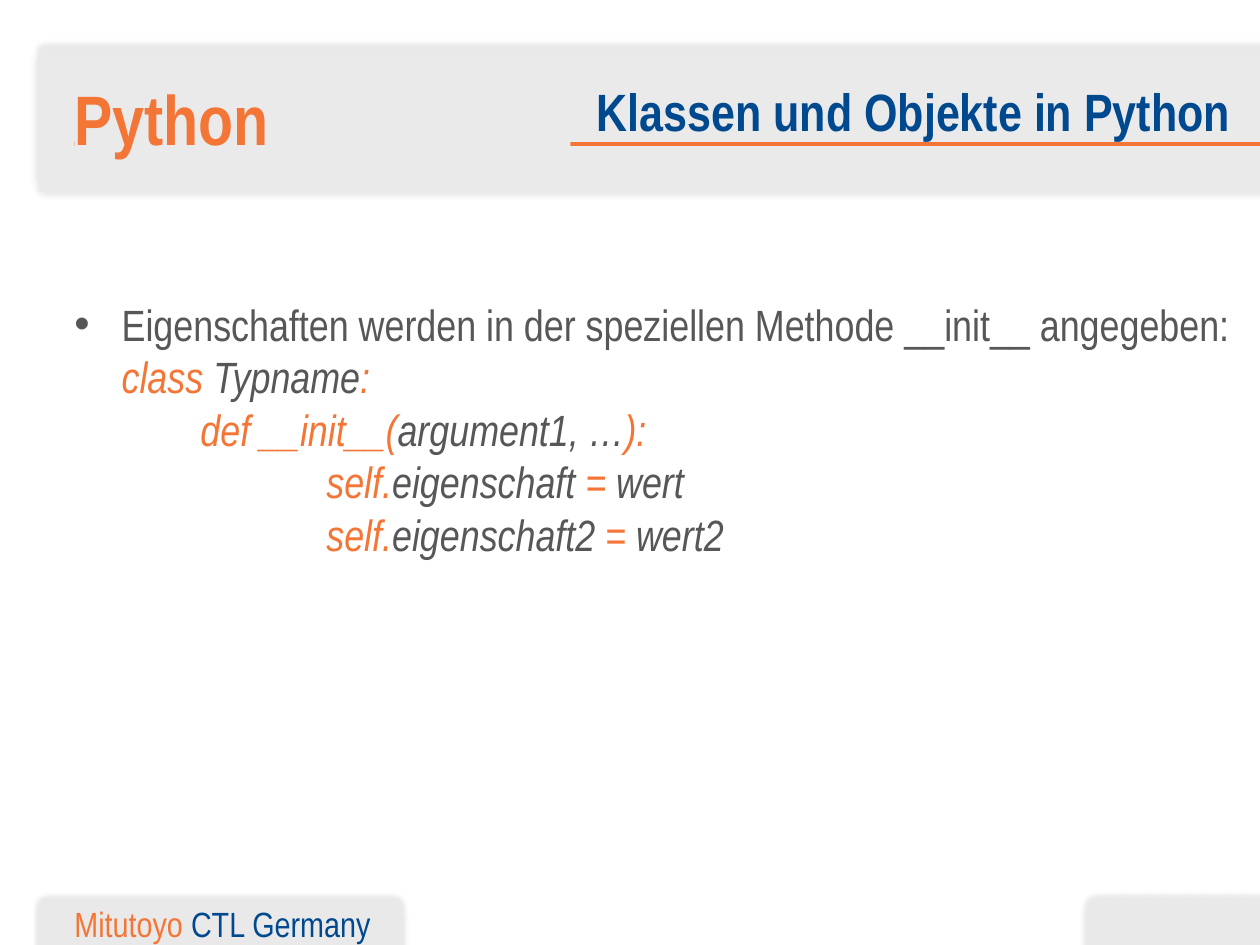
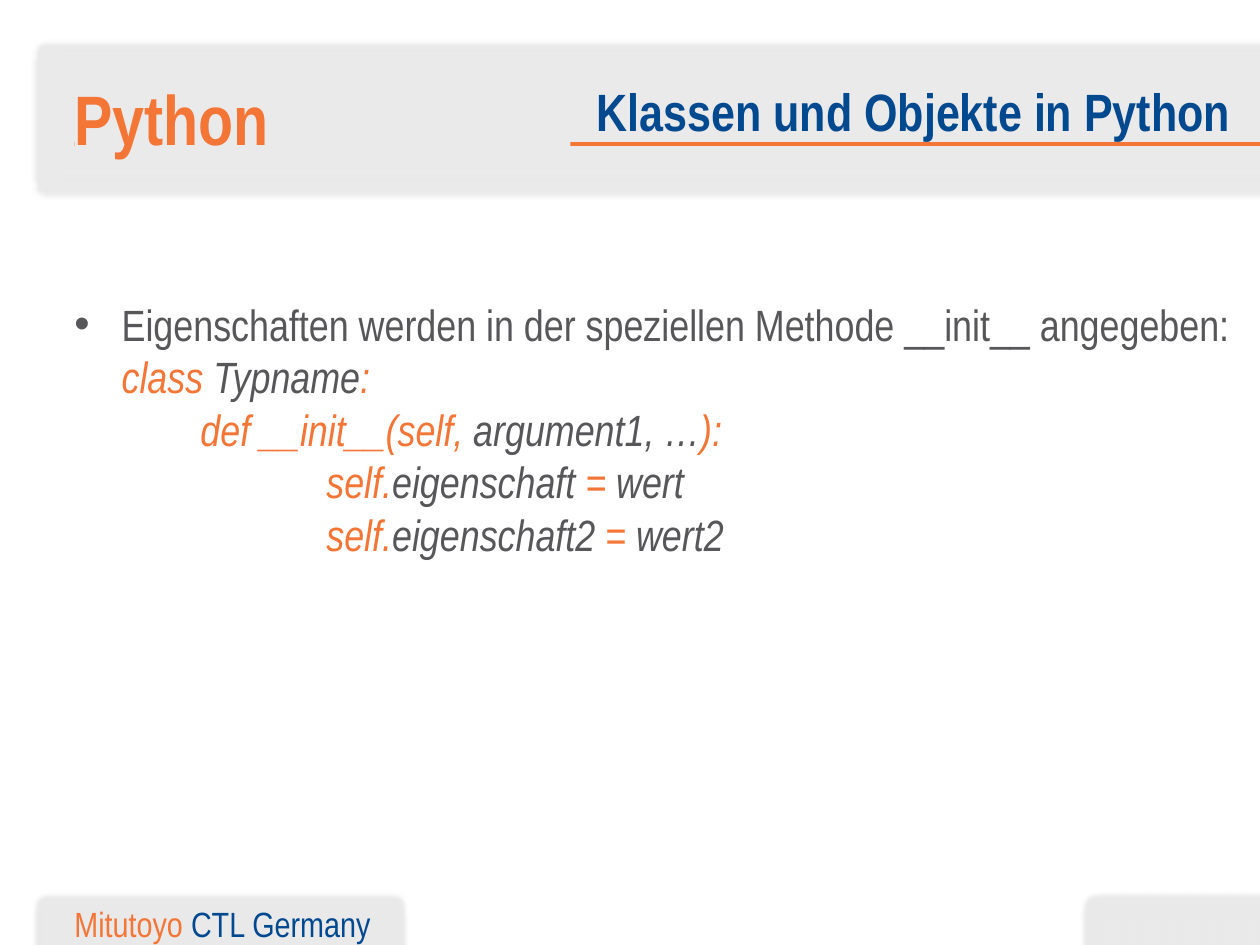
Before and after one commit to BogyMitutoyoCTL/OpenCV-gesture-recognition, a slide deck: slide 17 of Anleitungen/Python Erweitert.pptx. Drawn at 1260x945 pixels with LibreOffice and Linux fonts; fonts in the diff are those of the drawing; background and template pictures are left out. Boxes give left, top, right and bottom in pixels: in the first picture for what was removed or moved away, otherwise in the second. Text is boxed around its words. In the diff, an @@ line names an element or a change of style, - is before the commit and + after.

Commit message:
Fehlendes "self" bei __init__ ergänzt

```diff
--- a/Anleitungen/Python Erweitert.pptx
+++ b/Anleitungen/Python Erweitert.pptx
@@ text at (122, 309, 1229, 559): text changed @@
-• Eigenschaften werden in der speziellen Methode __init__ angegeben:
-  class Typname:
-  def __init__(argument1, …):
-  self.eigenschaft = wert
-  self.eigenschaft2 = wert2
+• Eigenschaften werden in der speziellen Methode __init__ angegeben:
+  class Typname:
+  def __init__(self, argument1, …):
+  self.eigenschaft = wert
+  self.eigenschaft2 = wert2
```
